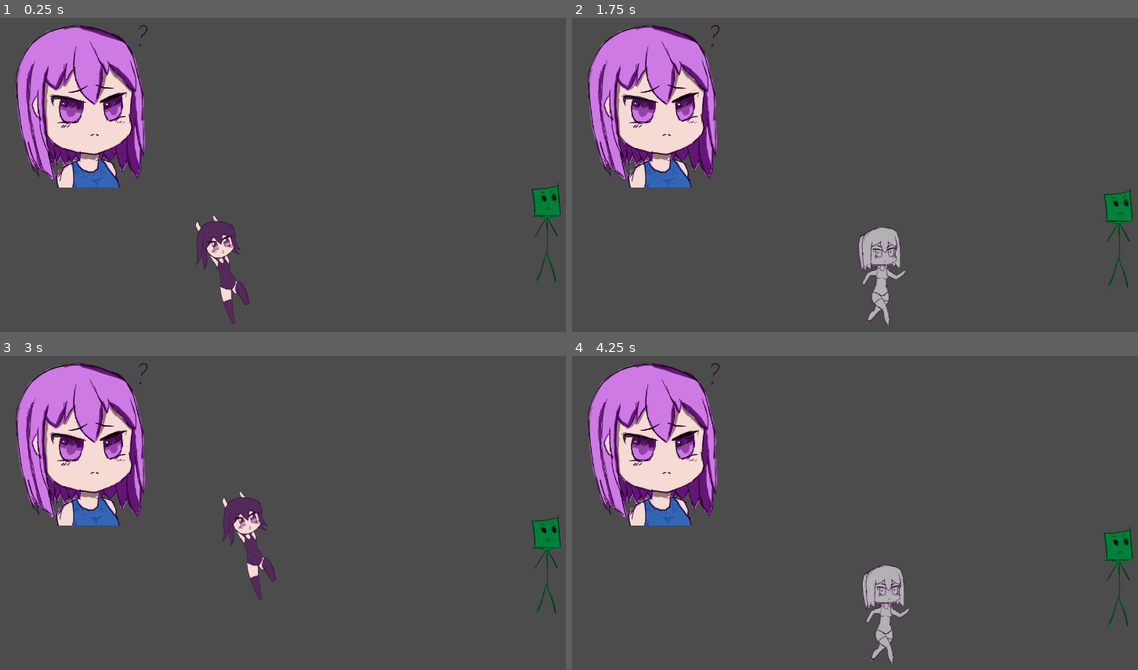
Above: before the commit, frames 1-4 (two rows, left to right).
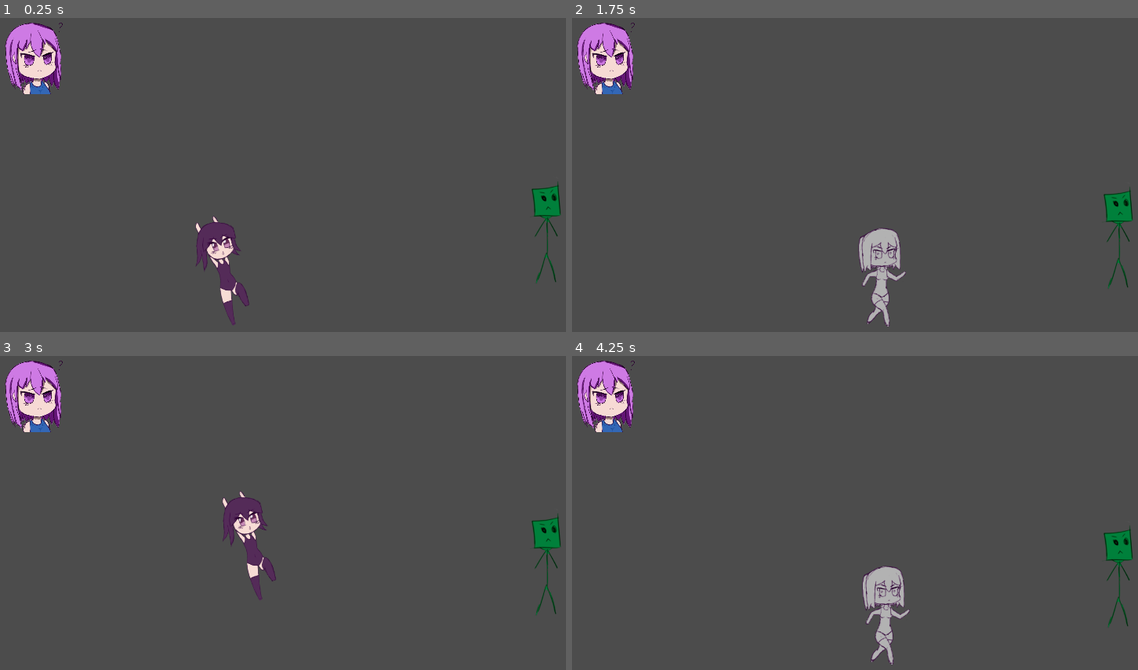
Above: after the commit, the same moments.

Repository: BeatMil/Mugi-again
Game: Godot game, scene res://scene/stage01.tscn
Same seed, same stepped clock (60 frames per second), same inputs: the game is played once before the commit and once after it.
Inputs:
- Up to frame 1 (0.25 s): no input
- Up to frame 2 (1.75 s): hold R 0.53-1.28 s; hold Right (ui_right) from 0.53 s (still down); tap Up (ui_up) at 0.77, 1.52 s; tap R at 1.35 s
- Up to frame 3 (3 s): release Right (ui_right) at 2.03 s; hold Left (ui_left) 2.03-2.78 s; hold R 2.03-2.78 s; hold Right (ui_right) from 2.78 s (still down); tap R at 2.85 s
- Up to frame 4 (4.25 s): keep holding Right (ui_right); tap Up (ui_up) at 3.02, 3.77 s; hold R from 3.53 s (still down)

The runs differ from the first frame. In frame 1, 11% of the frame differs, in the area x 0-45%, y 1-98%; in frame 2, 11%, in the area x 0-60%, y 1-99%; in frame 3, 10%; in frame 4, 11%.
Error before the commit: Trying to assign value of type 'Nil' to a variable of type 'String'. (res://script/Player.gd:102)
Error after the commit: Trying to assign value of type 'Nil' to a variable of type 'String'. (res://script/Player.gd:131)

Commit message:
added collision now change size when crouching

Diff:
--- a/prefab/Player.tscn
+++ b/prefab/Player.tscn
@@ -7,11 +7,13 @@
 [ext_resource path="res://media/Player/falling01.png" type="Texture" id=5]
 [ext_resource path="res://media/Player/jump01.png" type="Texture" id=6]
 
+[sub_resource type="RectangleShape2D" id=2]
+extents = Vector2( 28.5273, 88.9669 )
+
 [sub_resource type="RectangleShape2D" id=1]
-extents = Vector2( 28.5273, 88.9669 )
-
-[sub_resource type="Animation" id=2]
-resource_name = "crouch"
+extents = Vector2( 32.7048, 89.5991 )
+
+[sub_resource type="Animation" id=3]
 length = 0.001
 tracks/0/type = "value"
 tracks/0/path = NodePath("Sprite:texture")
@@ -74,8 +76,7 @@
 "values": [ Vector2( 0, 0 ) ]
 }
 
-[sub_resource type="Animation" id=8]
-resource_name = "falling"
+[sub_resource type="Animation" id=4]
 length = 0.001
 tracks/0/type = "value"
 tracks/0/path = NodePath("Sprite:hframes")
@@ -357,9 +358,6 @@
 "update": 0,
 "values": [ Vector2( 0, 0 ) ]
 }
-
-[sub_resource type="RectangleShape2D" id=7]
-extents = Vector2( 32.7048, 89.5991 )
 
 [node name="Player" type="KinematicBody2D"]
 script = ExtResource( 1 )
@@ -368,25 +366,26 @@
 }
 
 [node name="CollisionShape2D" type="CollisionShape2D" parent="."]
-position = Vector2( 0.630249, 36.5545 )
+position = Vector2( 1.9, 34 )
+shape = SubResource( 2 )
+
+[node name="Stand" type="Area2D" parent="."]
+editor/display_folded = true
+position = Vector2( 1.89996, 34.2 )
+input_pickable = false
+
+[node name="CollisionShape2D" type="CollisionShape2D" parent="Stand"]
 shape = SubResource( 1 )
 
 [node name="Sprite" type="Sprite" parent="."]
 texture = ExtResource( 2 )
 hframes = 4
-frame = 3
 
 [node name="AnimationPlayer" type="AnimationPlayer" parent="."]
-anims/crouch = SubResource( 2 )
-anims/dead = SubResource( 8 )
-anims/falling = SubResource( 9 )
-anims/idle = SubResource( 4 )
-anims/jump = SubResource( 5 )
-anims/run = SubResource( 6 )
-
-[node name="Area2D" type="Area2D" parent="."]
-position = Vector2( 0.630249, 36.5545 )
-
-[node name="CollisionShape2D" type="CollisionShape2D" parent="Area2D"]
-shape = SubResource( 7 )
-[connection signal="body_entered" from="Area2D" to="." method="_on_Area2D_body_entered"]
+anims/crouch = SubResource( 3 )
+anims/dead = SubResource( 4 )
+anims/falling = SubResource( 5 )
+anims/idle = SubResource( 6 )
+anims/jump = SubResource( 7 )
+anims/run = SubResource( 8 )
+[connection signal="body_entered" from="Stand" to="." method="_on_Area2D_body_entered"]
--- /dev/null
+++ b/scene/fish.tscn
@@ -0,0 +1,6 @@
+[gd_scene load_steps=2 format=2]
+
+[ext_resource path="res://script/fish.gd" type="Script" id=1]
+
+[node name="fish" type="Node2D"]
+script = ExtResource( 1 )
--- a/scene/stage01.tscn
+++ b/scene/stage01.tscn
@@ -1,19 +1,22 @@
-[gd_scene load_steps=8 format=2]
+[gd_scene load_steps=9 format=2]
 
 [ext_resource path="res://media/Player/MugiQT.png" type="Texture" id=1]
 [ext_resource path="res://prefab/Player.tscn" type="PackedScene" id=2]
-[ext_resource path="res://prefab/PaperMask.tscn" type="PackedScene" id=3]
-[ext_resource path="res://media/Sound/rabi ribi park original.ogg" type="AudioStream" id=4]
+[ext_resource path="res://script/Ground.gd" type="Script" id=3]
+[ext_resource path="res://prefab/PaperMask.tscn" type="PackedScene" id=4]
 [ext_resource path="res://script/AudioBlock.gd" type="Script" id=5]
 [ext_resource path="res://script/cheat.gd" type="Script" id=6]
 
 [sub_resource type="RectangleShape2D" id=1]
 extents = Vector2( 776.42, 10 )
 
+[sub_resource type="ConvexPolygonShape2D" id=2]
+
 [node name="stage01" type="Node2D"]
 
 [node name="MugiQT" type="Sprite" parent="."]
-position = Vector2( 188.736, 184.215 )
+position = Vector2( 82.4289, 85.8412 )
+scale = Vector2( 0.436624, 0.436624 )
 texture = ExtResource( 1 )
 
 [node name="Player" parent="." instance=ExtResource( 2 )]
@@ -21,16 +24,21 @@
 
 [node name="Ground" type="StaticBody2D" parent="."]
 editor/display_folded = true
+script = ExtResource( 3 )
 
 [node name="CollisionShape2D" type="CollisionShape2D" parent="Ground"]
 position = Vector2( 673.356, 682.351 )
 shape = SubResource( 1 )
 
-[node name="PaperMask" parent="." instance=ExtResource( 3 )]
+[node name="triangle_slope" type="CollisionShape2D" parent="Ground"]
+position = Vector2( 851.587, 598.961 )
+scale = Vector2( 15.28, 15.28 )
+shape = SubResource( 2 )
+
+[node name="PaperMask" parent="." instance=ExtResource( 4 )]
 position = Vector2( 1181.38, 439.616 )
 
 [node name="AudioBlock" type="AudioStreamPlayer" parent="."]
-stream = ExtResource( 4 )
 script = ExtResource( 5 )
 
 [node name="CheatBox" type="Node2D" parent="."]
--- a/script/AudioBlock.gd
+++ b/script/AudioBlock.gd
@@ -1,15 +1,21 @@
 extends AudioStreamPlayer
 
-#onready var player = get_node("../Player")
+# onready var player = get_node("../Player")
 onready var audio = get_node(".")
+
+# song list
+var death01 = "res://media/Sound/death01.wav"
+var rabi_ribi_ost = "res://media/Sound/rabi ribi park original.ogg"
+
 func _ready():
-	audio.play()
-
-func play_death_sfx():
-	audio.stream = load("res://media/Sound/death01.wav")
-	audio.play()
-	pass
+	audio.stream = load(rabi_ribi_ost)
+	# audio.play()
 
 func _on_Player_dead():
 	play_death_sfx()
 	pass
+
+func play_death_sfx():
+	audio.stream = load(death01)
+	audio.play()
+	pass
--- /dev/null
+++ b/script/Ground.gd
@@ -0,0 +1,14 @@
+extends StaticBody2D
+
+func _ready():
+	get_node(".").set_meta("type", "ground") # set meta to fix annoying red error
+# hey it works! the error is kinda gone
+"""
+ohhhhh does this work?
+Inside this 3 qoutes are comment
+"""
+# comment this for me vim
+# what
+# if
+# there is
+# two lines
--- a/script/PaperMask.gd
+++ b/script/PaperMask.gd
@@ -8,13 +8,10 @@
 
 func _ready():
 	get_node(".").set_meta("type", "enemy") # set this node tag to enemy
+	direction = -1
 
 
 func _physics_process(delta):
-	direction = -1
-
-
-
 	velocity.y = 100
 	if (is_on_floor()):
 		velocity.x = walkSpeed * direction
--- a/script/Player.gd
+++ b/script/Player.gd
@@ -6,6 +6,7 @@
 var ground = Vector2(0,-1)
 var jumpPower = 2000
 var walkPower = 500
+var hp = 3
 
 var is_dead = false
 
@@ -19,13 +20,30 @@
 onready var anim = get_node("AnimationPlayer")
 onready var sprite = get_node("Sprite")
 onready var collision = get_node('CollisionShape2D')
+onready var area = get_node('Stand')
 
-var count = false
+# area2D collision changer
+var stand_collision_position = Vector2()
+var crouch_collision_position = Vector2()
+var stand_collision_scale = Vector2()
+var crouch_collision_scale = Vector2()
 
+# kinematic2D collision changer
+"""
+var stand_kinematic_position = Vector2()
+var crouch_kinematic_position = Vector2()
+var stand_kinematic_scale = Vector2()
+var crouch_kinematic_scale = Vector2()
+"""
+var count = false # dead() helper
 
 func _ready():
+	stand_collision_position = Vector2(area.get_position().x, 34)
+	crouch_collision_position = Vector2(area.get_position().x, 80)
+	stand_collision_scale = Vector2(1,1)
+	crouch_collision_scale = Vector2(1,0.5)
+
 	pass
-
 func _physics_process(delta):
 	if !is_dead:
 		Gravity()
@@ -33,6 +51,7 @@
 		Jump()
 		Crouch()
 		velocity = move_and_slide(velocity,ground)
+		dead_check()
 	else:
 		dead()
 
@@ -70,9 +89,19 @@
 
 
 func Crouch():
-	if Input.is_action_pressed("ui_down"):
+	if Input.is_action_pressed("ui_down") and is_on_floor():
 		velocity.x = 0
 		anim.play("crouch")
+		area.set_position(crouch_collision_position)
+		area.set_scale(crouch_collision_scale)
+		collision.set_position(crouch_collision_position)
+		collision.set_scale(crouch_collision_scale)
+	else:
+		area.set_position(stand_collision_position)
+		area.set_scale(stand_collision_scale)
+		collision.set_position(stand_collision_position)
+		collision.set_scale(stand_collision_scale)
+
 
 func Gravity():
 	velocity.y += gravity
@@ -101,4 +130,9 @@
 func _on_Area2D_body_entered(body):
 	var tag : String = body.get_meta('type')
 	if 'enemy' == tag:
+		hp -= 1
+		print("hp: %s" % hp)
+
+func dead_check():
+	if hp <= 0:
 		is_dead = true
--- /dev/null
+++ b/script/fish.gd
@@ -0,0 +1,15 @@
+extends Node2D
+
+# Declare member variables here. Examples:
+# var a = 2
+# var b = "text"
+var s = {"dead":1, "jump":2}
+
+func _ready():
+	print(s)
+	print(s["dead"])
+	pass # Replace with function body.
+
+# Called every frame. 'delta' is the elapsed time since the previous frame.
+#func _process(delta):
+#	pass
Not shown: 4 places in prefab/Player.tscn that only renumber resources
